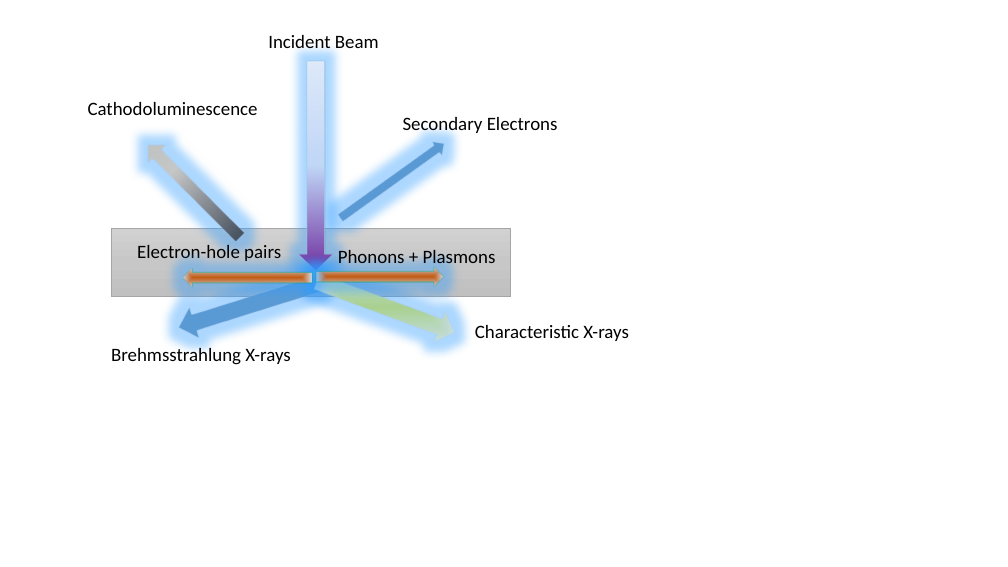
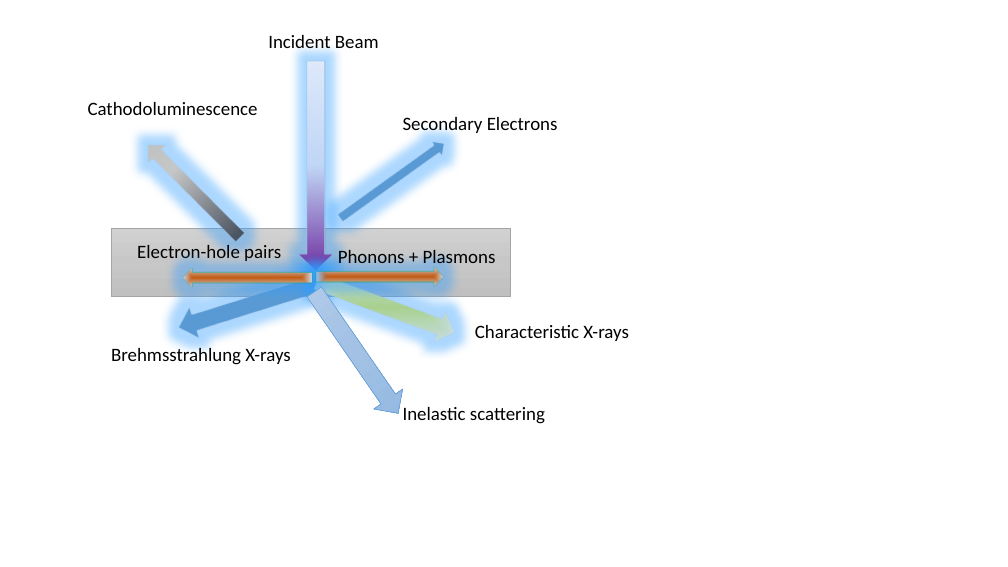
Before and after one commit to cr458/Thesis, a slide deck: slide 14 of Figures1.pptx. Drawn at 1008x567 pixels with LibreOffice and Linux fonts; fonts in the diff are those of the drawing. Boxes give left, top, right and bottom in pixels: in the first picture for what was removed or moved away, otherwise in the second. Text is boxed around its words. In the diff, an @@ line names an element or a change of style, - is before the commit and + after.

```diff
--- a/Figures1.pptx
+++ b/Figures1.pptx
@@ down arrow at box(300, 282, 412, 423): fill none to gradient #B1CBE9 to #A3C1E5 to #93B9E4; outline #9DC3E6 1 pt to #5B9BD5 0.5 pt; rotation 0 to 325 degrees @@
@@ text added at box(403, 407, 545, 424), 18 pt, text #000000 @@
+Inelastic scattering
```
Also in this commit, not shown: 6 other files.
